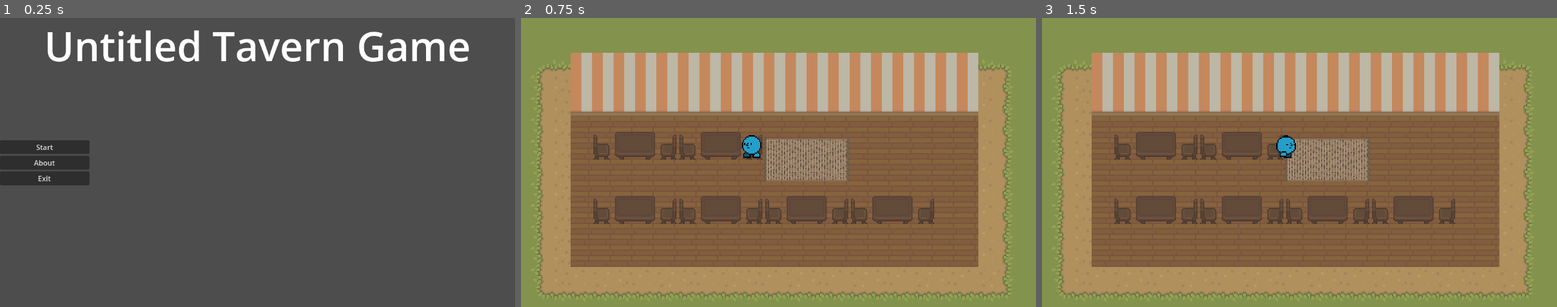
Above: before the commit, frames 1-3 (left to right).
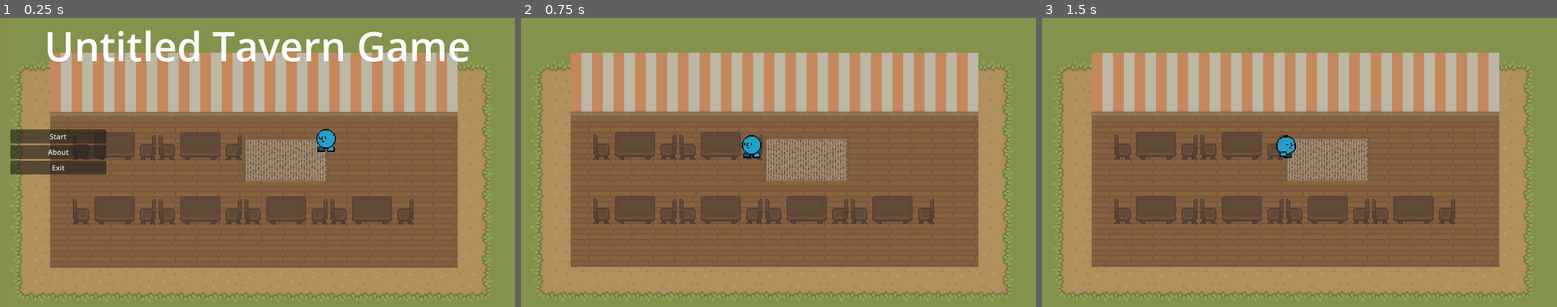
Above: after the commit, the same moments.

Repository: BobWizardLad/OGAM-Tavern-Game
Game: Godot game, scene res://Scenes/menu.tscn
Same seed, same stepped clock (60 frames per second), same inputs: the game is played once before the commit and once after it.
Inputs:
- Up to frame 1 (0.25 s): no input
- Up to frame 2 (0.75 s): click "Start" at 0.5 s
- Up to frame 3 (1.5 s): tap Enter at 1.25 s; hold D (player_right) from 1.28 s (still down)

The runs differ from the first frame. In frame 1, 92% of the frame differs, in the area x 0-100%, y 0-100%; in frame 2, nothing differs; in frame 3, nothing differs.

Commit message:
Main Menu Screenshot
Took a screenshot of the game in it's current state to use as a temp main menu graphic.

Diff:
--- a/Tavern_Game/Scenes/menu.tscn
+++ b/Tavern_Game/Scenes/menu.tscn
@@ -1,6 +1,7 @@
-[gd_scene load_steps=2 format=3 uid="uid://de1clxytiitc6"]
+[gd_scene load_steps=3 format=3 uid="uid://de1clxytiitc6"]
 
 [ext_resource type="Script" path="res://menu.gd" id="1_6is12"]
+[ext_resource type="Texture2D" uid="uid://ma3jw374ocdl" path="res://MenuShot.png" id="2_xyr8r"]
 
 [node name="Menu" type="Control"]
 layout_mode = 3
@@ -11,6 +12,13 @@
 grow_vertical = 2
 size_flags_vertical = 0
 script = ExtResource("1_6is12")
+
+[node name="TextureRect" type="TextureRect" parent="."]
+layout_mode = 0
+offset_right = 1152.0
+offset_bottom = 648.0
+texture = ExtResource("2_xyr8r")
+expand_mode = 2
 
 [node name="Label" type="Label" parent="."]
 layout_mode = 1
@@ -27,9 +35,10 @@
 anchors_preset = 4
 anchor_top = 0.5
 anchor_bottom = 0.5
-offset_top = -50.5
-offset_right = 200.0
-offset_bottom = 50.5
+offset_left = 23.0
+offset_top = -74.0
+offset_right = 238.0
+offset_bottom = 31.0
 grow_vertical = 2
 
 [node name="Start" type="Button" parent="VBoxContainer"]
Binary file added: Tavern_Game/MenuShot.png
Not shown, added: Tavern_Game/MenuShot.png.import
